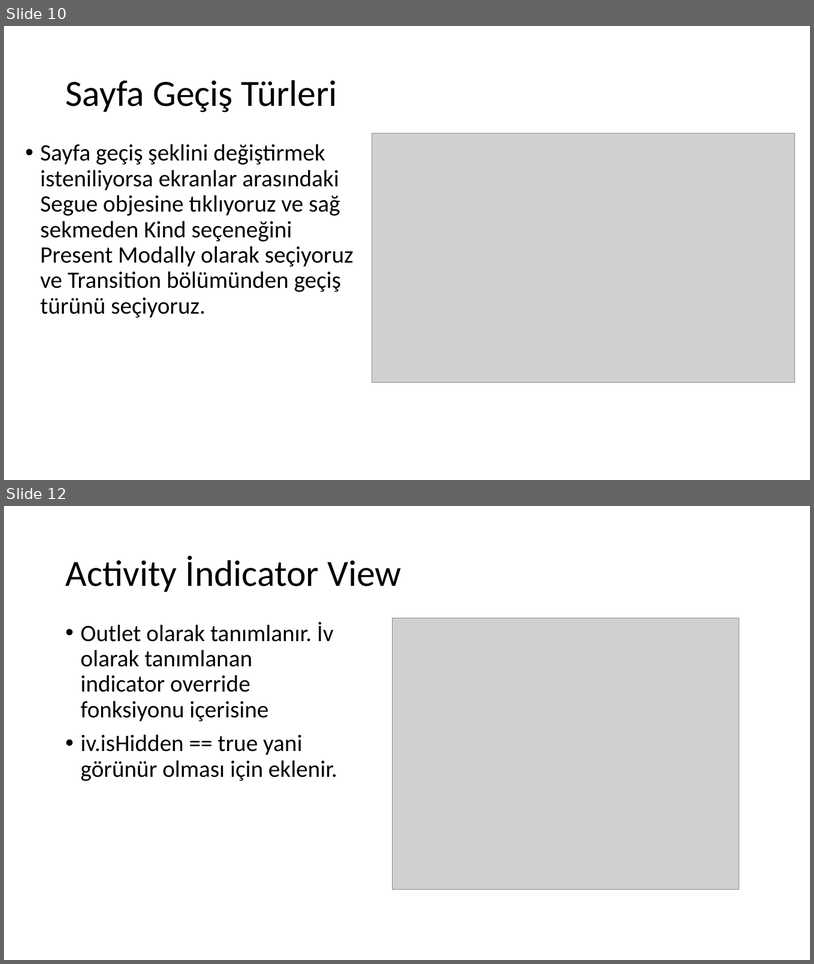
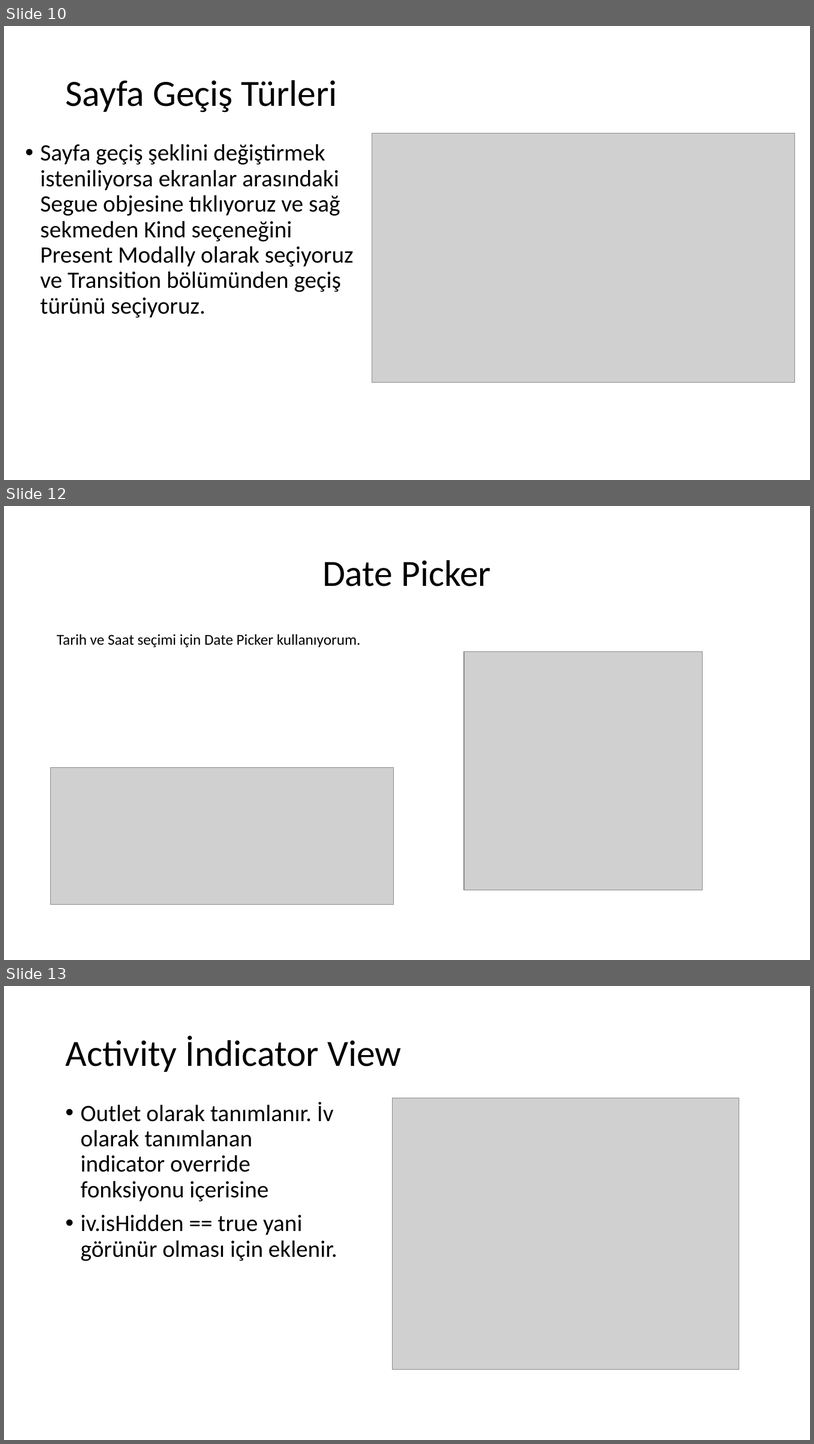
Before and after one commit to BilalMercan/Swift_Hotel_Demo_App, a slide deck: Swift Otel Uygulaması Projesi/Rapor, Sunum, Afiş/Otel Uygulaması.pptx. Shown one above the other, each under a label of ours: slides 10 and 12 before the commit, slides 10, 12 and 13 after it; the slides between them are not shown. The pictures are 814x964 and 814x1444 pixels, drawn with LibreOffice and Linux fonts; fonts in the diff are those of the drawing; grey boxes stand for pictures. Boxes give left, top, right and bottom in pixels: in the first picture for what was removed or moved away, otherwise in the second. Text is boxed around its words. In the diff, an @@ line names an element or a change of style, - is before the commit and + after.

```diff
--- a/Swift Otel Uygulaması Projesi/Rapor, Sunum, Afiş/Otel Uygulaması.pptx
+++ b/Swift Otel Uygulaması Projesi/Rapor, Sunum, Afiş/Otel Uygulaması.pptx
@@ slide 12 added at (4,506,810,960), background #FFFFFF @@
@@ title added at (323,560,491,586), 44 pt, text #000000 @@
+Date Picker
@@ text added at (57,634,361,648), 18 pt, text #000000 @@
+Tarih ve Saat seçimi için Date Picker kullanıyorum.
@@ picture added at (464,652,704,890) @@
@@ picture added at (51,768,393,904) @@
@@ what was slide 12 is now slide 13 @@
```
Also in this commit, not shown: 4 slides changed.
